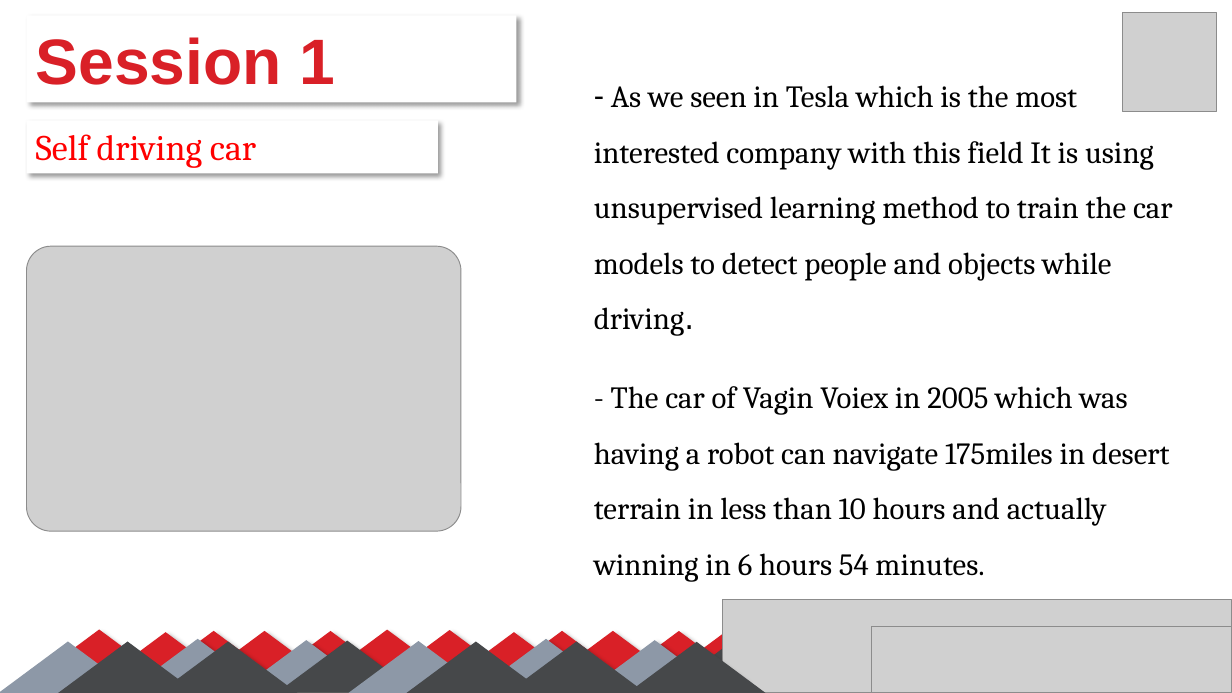
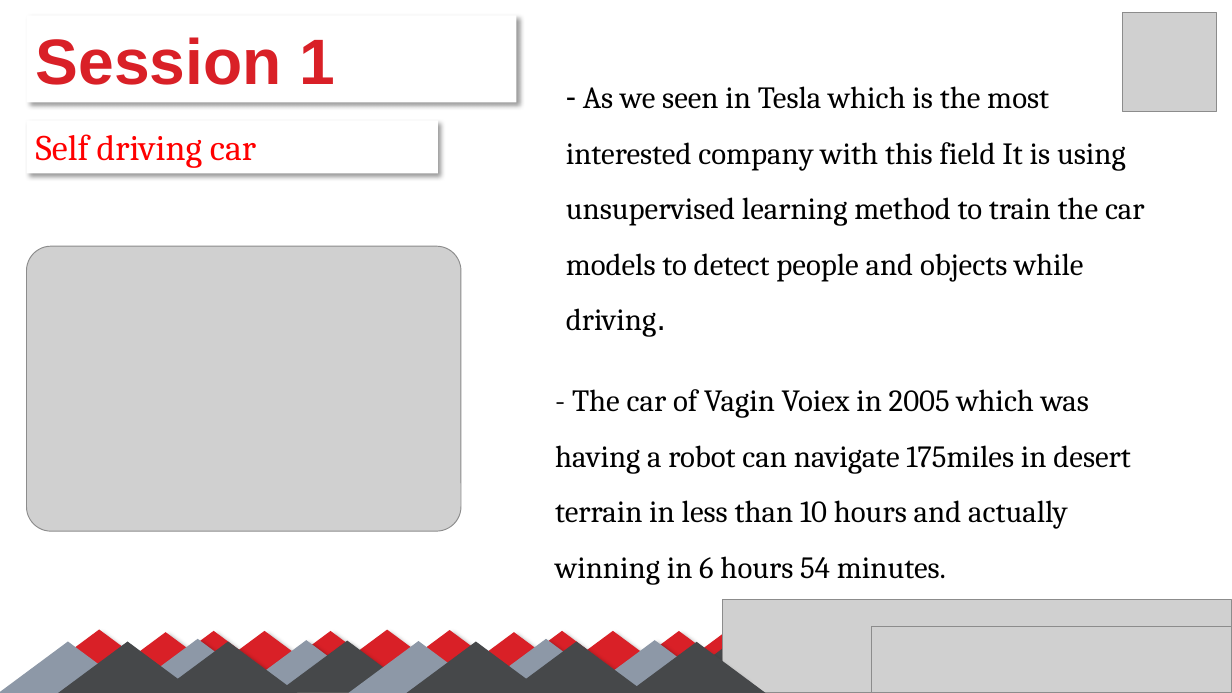
Before and after one commit to SalmaGira/machine-learning-workshop-Kvector, a slide deck: slide 14 of Sessions/Session 1/Session_01.pptx. Drawn at 1232x693 pixels with LibreOffice and Linux fonts; fonts in the diff are those of the drawing; grey boxes stand for pictures. Boxes give left, top, right and bottom in pixels: in the first picture for what was removed or moved away, otherwise in the second. Text is boxed around its words. In the diff, an @@ line names an element or a change of style, - is before the commit and + after.

```diff
--- a/Sessions/Session 1/Session_01.pptx
+++ b/Sessions/Session 1/Session_01.pptx
@@ text "As we seen in Tesla ...": place and size @@
-text "As we seen in Tesla ..." at [594,85,1173,336]
+text "As we seen in Tesla ..." at [566,86,1145,337]
@@ text "- The car of Vagin ...": place and size @@
-text "- The car of Vagin ..." at [594,386,1169,582]
+text "- The car of Vagin ..." at [555,389,1130,585]
```
Also in this commit, not shown: 10 other slides changed.
